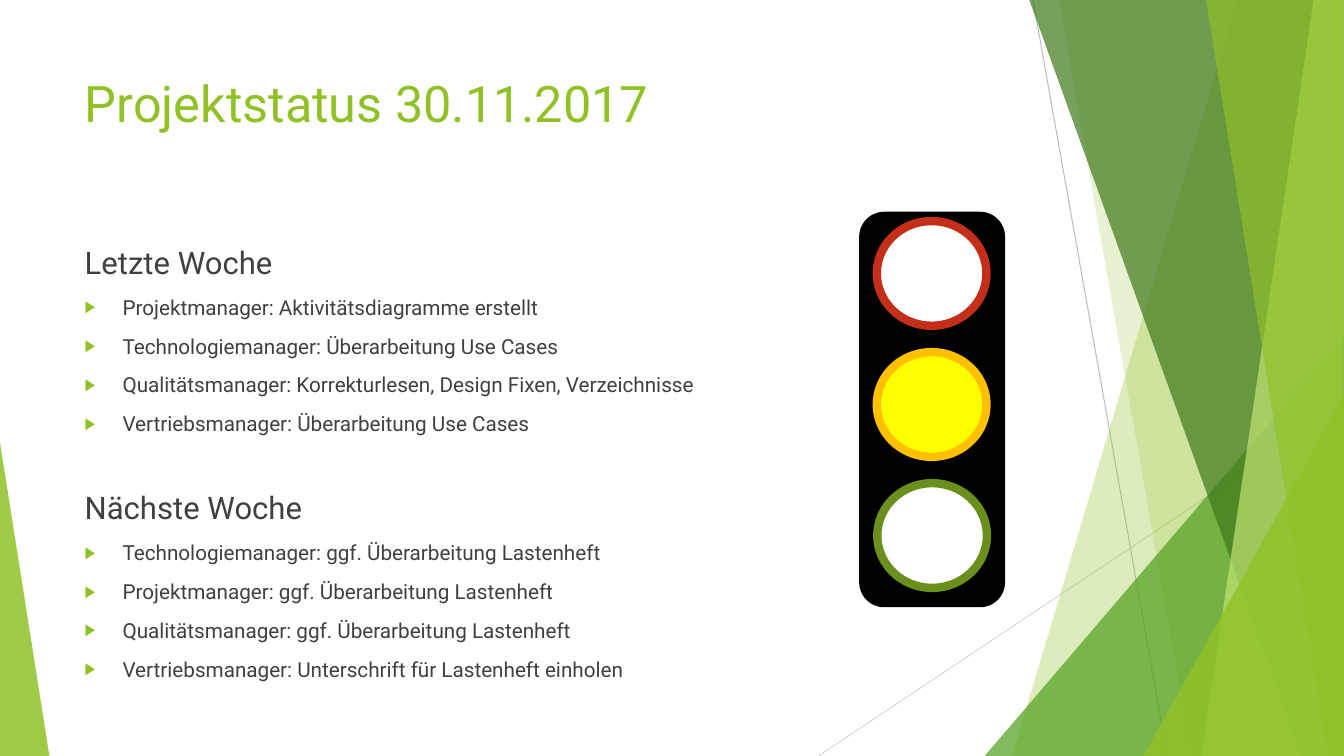
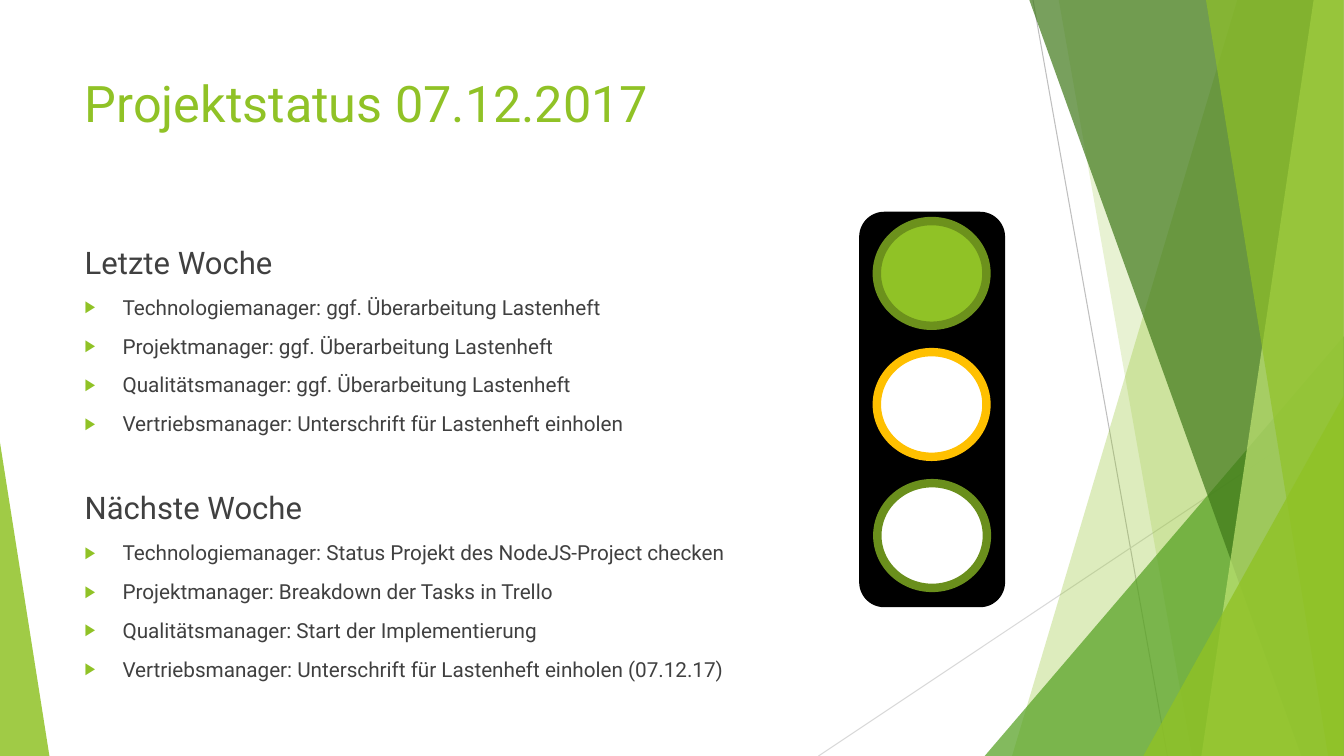
Before and after one commit to RBEGamer/Rent-a-Drahtesel, a slide deck: slide 3 of 4. Statusmeeting.pptx. Drawn at 1344x756 pixels with LibreOffice and Linux fonts; fonts in the diff are those of the drawing. Boxes give left, top, right and bottom in pixels: in the first picture for what was removed or moved away, otherwise in the second. Text is boxed around its words. In the diff, an @@ line names an element or a change of style, - is before the commit and + after.

```diff
--- a/4. Statusmeeting.pptx
+++ b/4. Statusmeeting.pptx
@@ title at bbox=[85, 84, 648, 133]: text changed @@
-Projektstatus 30.11.2017
+Projektstatus 07.12.2017
@@ ellipse at bbox=[877, 221, 987, 326]: fill #FFFFFF to #90C226; outline #C42F1A 6 pt to #6C921D 6 pt @@
@@ text at bbox=[85, 299, 694, 520]: paragraphs removed @@
-▶ Projektmanager: Aktivitätsdiagramme erstellt
-▶ Technologiemanager: Überarbeitung Use Cases
-▶ Qualitätsmanager: Korrekturlesen, Design Fixen, Verzeichnisse
-▶ Vertriebsmanager: Überarbeitung Use Cases
-Nächste Woche
@@ ellipse at bbox=[877, 352, 987, 457]: fill #FFFF00 to #FFFFFF @@
@@ text at bbox=[85, 495, 724, 682]: paragraphs added @@
+Nächste Woche
+▶ Technologiemanager: Status Projekt des NodeJS-Project checken
+▶ Projektmanager: Breakdown der Tasks in Trello
+▶ Qualitätsmanager: Start der Implementierung
+▶ Vertriebsmanager: Unterschrift für Lastenheft einholen (07.12.17)
```
Also in this commit, not shown: 4 other slides changed.
